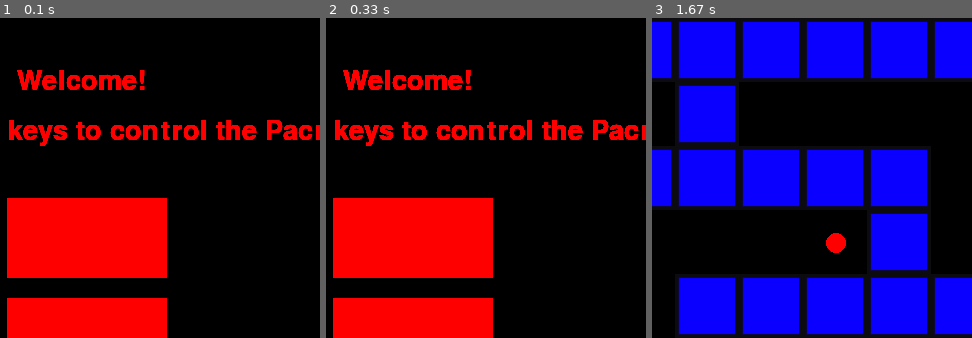
Above: before the commit, frames 1-3 (left to right).
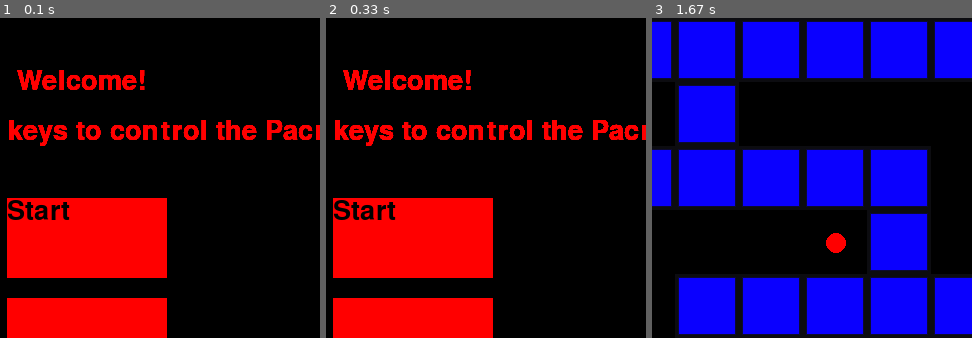
Above: after the commit, the same moments.

Repository: oleebanerjee1/advPythonProgGame
Game: pygame game, started from pygameTestFile.py
Same seed, same stepped clock (60 frames per second), same inputs: the game is played once before the commit and once after it.
Inputs (mouse positions are % of the whole screen's width and height, from its top left):
- Up to frame 1 (0.1 s): no input
- Up to frame 2 (0.33 s): no input
- Up to frame 3 (1.67 s): click (50, 33) at 0.38 s, where only the run after the commit has a clickable "Start"; hold Right 0.67-1.13 s; move the mouse to (46, 55) at 0.7 s; hold Up 1.17-1.47 s
The pictures show only the part of the screen within x 36-86%, y 0-50%; the shares and areas given below are measured in that part.

The runs differ from the first frame. In frame 1, 0.6% of the frame differs, in the area x 2-22%, y 56-64%; in frame 2, 0.6%; in frame 3, nothing differs.

Commit message:
instruction screen

Diff:
--- a/pygameTestFile.py
+++ b/pygameTestFile.py
@@ -14,6 +14,7 @@
     pygame.draw.rect(window, rect2, (240, 280, 160, 80))
     myfont = pygame.font.SysFont("Britannic Bold", 40)
     welcome = myfont.render("Welcome!", 1, (255, 0, 0))
+    start = myfont.render("Start", 1, (0, 0, 0))
     instruct = myfont.render("Use the arrow keys to control the Pacman", 1, (255, 0, 0))
     for event in pygame.event.get():
         rect1 = (255, 0, 0)
@@ -28,6 +29,7 @@
                 pygame.quit()
     window.blit(welcome, (250, 50))
     window.blit(instruct, (50, 100))
+    window.blit(start, (240, 180))
     pygame.display.flip()
 window.fill([0, 0, 0])
 width = 40
